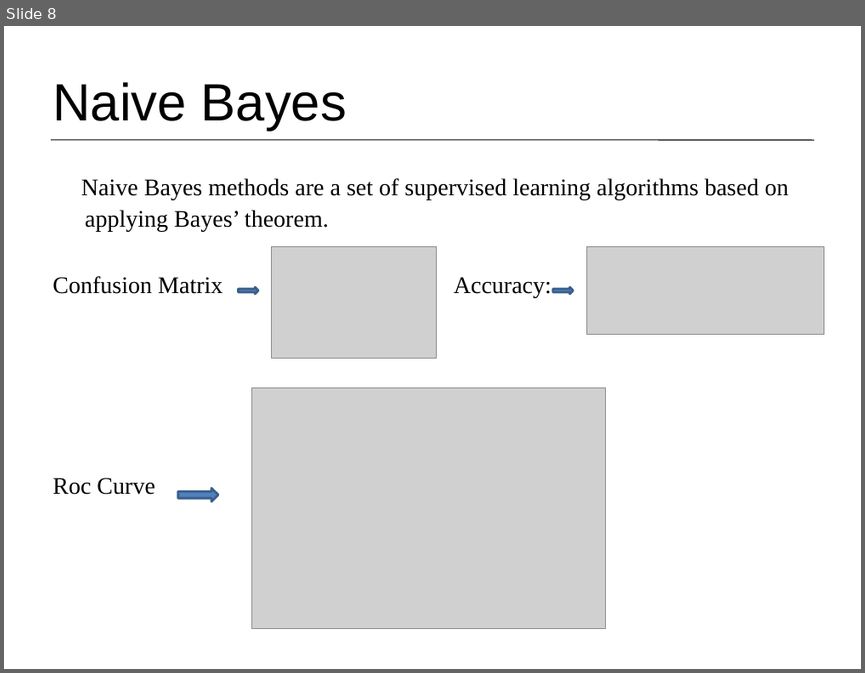
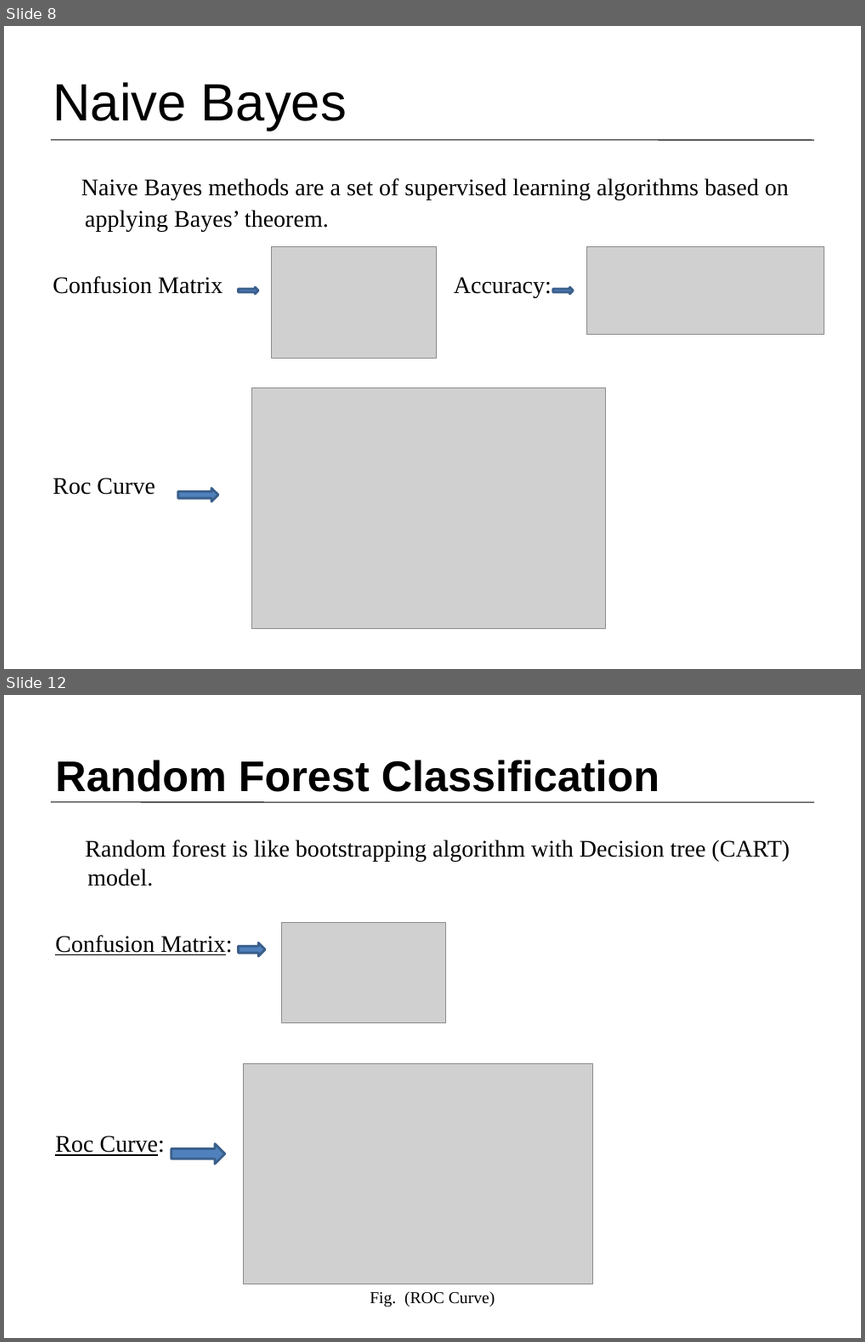
Before and after one commit to Customer-Churn-Prediction/Project-Machine-Learning, a slide deck: Customer Churn Prediction In Telecom Industry.pptx. Shown one above the other, each under a label of ours: slide 8 before the commit, slides 8 and 12 after it; the slides between them are not shown. The pictures are 865x673 and 865x1342 pixels, drawn with LibreOffice and Linux fonts; fonts in the diff are those of the drawing; grey boxes stand for pictures. Boxes give left, top, right and bottom in pixels: in the first picture for what was removed or moved away, otherwise in the second. Text is boxed around its words. In the diff, an @@ line names an element or a change of style, - is before the commit and + after.

```diff
--- a/Customer Churn Prediction In Telecom Industry.pptx
+++ b/Customer Churn Prediction In Telecom Industry.pptx
@@ slide 12 added at (x1=4, y1=695, x2=861, y2=1338), background #FFFFFF @@
@@ title added at (x1=55, y1=760, x2=659, y2=792), 36 pt, text #000000, bold @@
+Random Forest Classification
@@ line added from (51, 802) to (814, 802), #000000 0.75 pt @@
@@ text added at (x1=55, y1=839, x2=789, y2=1156), 20 pt, text #000000 @@
+Random forest is like bootstrapping algorithm with Decision tree (CART) model.
+Confusion Matrix:
+Roc Curve:
@@ picture added at (x1=282, y1=923, x2=446, y2=1023) @@
@@ right arrow added at (x1=238, y1=942, x2=264, y2=956), fill #4F81BD, outline #3A5F8C 2 pt @@
@@ picture added at (x1=243, y1=1063, x2=592, y2=1285) @@
@@ right arrow added at (x1=171, y1=1143, x2=225, y2=1163), fill #4F81BD, outline #3A5F8C 2 pt @@
@@ text added at (x1=370, y1=1291, x2=494, y2=1307), 14 pt, text #000000 @@
+Fig. (ROC Curve)
```
Also in this commit, not shown: 3 slides changed, 8 other slides added, 1 slide removed.
